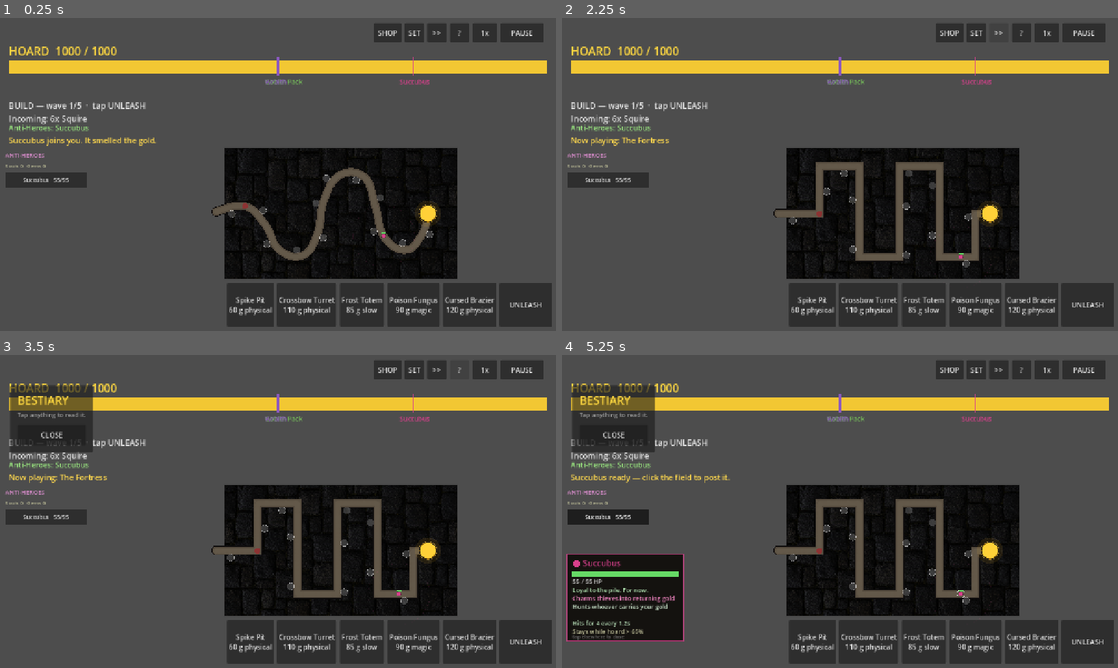
Above: before the commit, frames 1-4 (two rows, left to right).
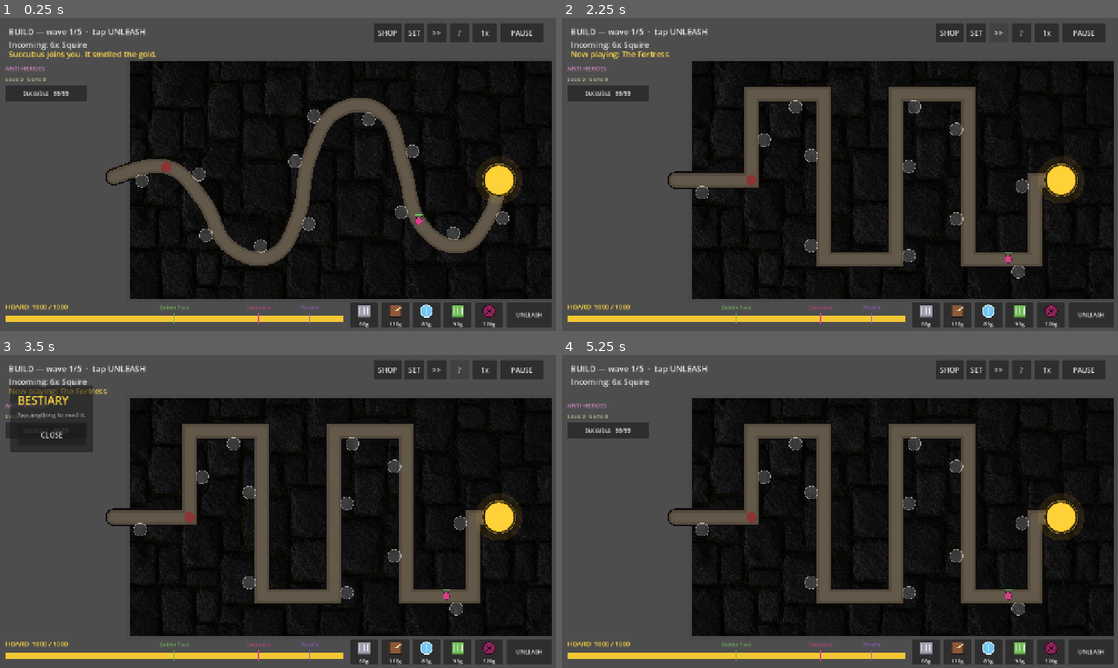
Above: after the commit, the same moments.

Repository: WarlWynd/Dungeon-Defense
Game: Godot game, scene res://scenes/Main.tscn
Two runs of this game, one before a commit and one after it. Both use one fixed random seed, a clock stepped at 60 frames per second and the inputs below.
Inputs:
- Up to frame 1 (0.25 s): no input
- Up to frame 2 (2.25 s): click "SHOP" at 0.5 s; click "SET" at 1.25 s; click ">>" at 2 s
- Up to frame 3 (3.5 s): click "?" at 2.75 s
- Up to frame 4 (5.25 s): click "1x" at 3.5 s; click "2x" at 4.25 s; click "Succubus 55/55" at 5 s

The runs differ from the first frame. In frame 1, 50% of the frame differs, in the area x 1-100%, y 3-99%; in frame 2, 48%; in frame 3, 47%; in frame 4, 55%, in the area x 0-100%, y 3-99%.

Commit message:
Add trap art hooks, corridor chasing for minions, and compact HUD
- TrapData.icon lets real sprites replace procedural glyphs in tray and board
- Minions now route through corridors when chasing moving targets and returning home
- Goblins/wraith get allure bar-marker positions
- HUD overhaul: hoard bar moves to bottom, compact trap tray with icon+cost, reduced reserves

Co-Authored-By: Claude Opus 4.8 (1M context) <noreply@anthropic.com>

Diff:
--- a/scripts/autoload/game_data.gd
+++ b/scripts/autoload/game_data.gd
@@ -220,6 +220,8 @@
 	goblins.attack_range = 26.0
 	goblins.count = 3
 	goblins.pursue_thieves_first = true
+	goblins.allure_arrive = 0.50        ## bar-marker position (earned, not hoard-summoned)
+	goblins.allure_desert = 0.40
 	goblins.acquire_mode = "earn"       ## EARNED by surviving your first wave
 	goblins.unlock_wave = 1
 	goblins.color = Color(0.45, 0.72, 0.35)
@@ -264,6 +266,8 @@
 	wraith.attack_range = 28.0
 	wraith.count = 1
 	wraith.pursue_thieves_first = true
+	wraith.allure_arrive = 0.90         ## bar-marker position (bought, not hoard-summoned)
+	wraith.allure_desert = 0.85
 	wraith.acquire_mode = "buy"
 	wraith.recruit_souls = 25
 	wraith.recruit_gems = 30
--- a/scripts/data/trap_data.gd
+++ b/scripts/data/trap_data.gd
@@ -40,3 +40,8 @@
 
 @export var color: Color = Color.WHITE
 @export var flavor: String = ""
+
+## Optional real artwork. When set, it REPLACES the procedural glyph both in the
+## trap tray and on the board — drop a texture here (e.g. a 64x64 sprite) with no
+## other code changes needed. Leave null to use the drawn placeholder glyph.
+@export var icon: Texture2D = null
--- a/scripts/main.gd
+++ b/scripts/main.gd
@@ -39,8 +39,8 @@
 ## trap tray + UNLEASH (bottom-right); LEFT covers the Anti-Heroes roster panel
 ## and the inspector panel (both bottom-left); RIGHT is now clear. Tune these if
 ## the HUD layout in hud.gd changes.
-const HUD_TOP_RESERVE := 300.0
-const HUD_BOTTOM_RESERVE := 120.0
+const HUD_TOP_RESERVE := 100.0
+const HUD_BOTTOM_RESERVE := 74.0
 const HUD_RIGHT_RESERVE := 0.0
 const HUD_LEFT_RESERVE := 290.0
 
@@ -114,6 +114,7 @@
 	_allure = AllureSystem.new()
 	_allure.process_mode = Node.PROCESS_MODE_PAUSABLE
 	_allure.setup(_world, _minion_posts())
+	_allure.set_router(Callable(self, "_route_between"))
 	add_child(_allure)
 
 	_generate_build_nodes()
--- a/scripts/systems/allure_system.gd
+++ b/scripts/systems/allure_system.gd
@@ -13,6 +13,11 @@
 var _bases: Dictionary = {}       ## minion id -> int (post index they started at)
 var _container: Node2D
 var _wave: int = 0                 ## current wave index, drives "earn" unlocks
+var _router: Callable = Callable() ## corridor router handed to each spawned unit
+
+
+func set_router(r: Callable) -> void:
+	_router = r
 
 
 func setup(container: Node2D, spawn_points: Array[Vector2]) -> void:
@@ -147,6 +152,7 @@
 			continue
 		var m := Minion.new()
 		m.setup(d, _pick_spawn(base + i))
+		m.set_router(_router)
 		m.pack_index = i
 		m.pack_size = d.count
 		m.add_to_group("minions")
@@ -245,6 +251,7 @@
 	for i in d.count:
 		var m := Minion.new()
 		m.setup(d, _pick_spawn(start + i))
+		m.set_router(_router)
 		m.pack_index = i
 		m.pack_size = d.count
 		m.add_to_group("minions")
--- a/scripts/traps/trap.gd
+++ b/scripts/traps/trap.gd
@@ -136,28 +136,37 @@
 	var flashing := _flash > 0.0
 	var body := c.lightened(0.5) if flashing else c
 
-	match data.kind:
-		TrapData.Kind.AREA_DAMAGE:
-			draw_rect(Rect2(Vector2(-14, -14), Vector2(28, 28)), body)
-			for i in 3:
-				var x := -9.0 + i * 9.0
-				draw_line(Vector2(x, 8), Vector2(x, -8), Color(0.9, 0.9, 0.95), 2.0)
-		TrapData.Kind.TURRET:
-			draw_rect(Rect2(Vector2(-13, -13), Vector2(26, 26)), body)
-			if _muzzle != Vector2.ZERO:
-				draw_line(Vector2.ZERO, _muzzle.normalized() * 18.0, Color(0.95, 0.9, 0.7), 3.0)
-			if flashing and _muzzle != Vector2.ZERO:
-				draw_line(Vector2.ZERO, _muzzle, Color(1, 1, 0.8, 0.5), 1.0)
-		TrapData.Kind.SLOW_AURA:
-			draw_circle(Vector2.ZERO, 13.0, body)
-			draw_arc(Vector2.ZERO, 13.0, 0.0, TAU, 20, Color(1, 1, 1, 0.8), 2.0)
-		TrapData.Kind.WEAKEN_AURA:
-			draw_circle(Vector2.ZERO, 13.0, body)
-			draw_arc(Vector2.ZERO, 13.0, 0.0, TAU, 20, Color(0.2, 0, 0.1, 0.9), 2.0)
-			draw_line(Vector2(-6, -6), Vector2(6, 6), Color(0.15, 0, 0.08), 2.0)
-			draw_line(Vector2(6, -6), Vector2(-6, 6), Color(0.15, 0, 0.08), 2.0)
+	if data.icon != null:
+		## Real art assigned — draw the sprite in place of the glyph.
+		var s := 34.0
+		draw_texture_rect(data.icon, Rect2(Vector2(-s * 0.5, -s * 0.5), Vector2(s, s)), false)
+		if flashing:
+			draw_texture_rect(data.icon, Rect2(Vector2(-s * 0.5, -s * 0.5), Vector2(s, s)), false, Color(1, 1, 1, 0.4))
+		if data.kind == TrapData.Kind.TURRET and _muzzle != Vector2.ZERO:
+			draw_line(Vector2.ZERO, _muzzle.normalized() * 18.0, Color(0.95, 0.9, 0.7), 3.0)
+	else:
+		match data.kind:
+			TrapData.Kind.AREA_DAMAGE:
+				draw_rect(Rect2(Vector2(-14, -14), Vector2(28, 28)), body)
+				for i in 3:
+					var x := -9.0 + i * 9.0
+					draw_line(Vector2(x, 8), Vector2(x, -8), Color(0.9, 0.9, 0.95), 2.0)
+			TrapData.Kind.TURRET:
+				draw_rect(Rect2(Vector2(-13, -13), Vector2(26, 26)), body)
+				if _muzzle != Vector2.ZERO:
+					draw_line(Vector2.ZERO, _muzzle.normalized() * 18.0, Color(0.95, 0.9, 0.7), 3.0)
+				if flashing and _muzzle != Vector2.ZERO:
+					draw_line(Vector2.ZERO, _muzzle, Color(1, 1, 0.8, 0.5), 1.0)
+			TrapData.Kind.SLOW_AURA:
+				draw_circle(Vector2.ZERO, 13.0, body)
+				draw_arc(Vector2.ZERO, 13.0, 0.0, TAU, 20, Color(1, 1, 1, 0.8), 2.0)
+			TrapData.Kind.WEAKEN_AURA:
+				draw_circle(Vector2.ZERO, 13.0, body)
+				draw_arc(Vector2.ZERO, 13.0, 0.0, TAU, 20, Color(0.2, 0, 0.1, 0.9), 2.0)
+				draw_line(Vector2(-6, -6), Vector2(6, 6), Color(0.15, 0, 0.08), 2.0)
+				draw_line(Vector2(6, -6), Vector2(-6, 6), Color(0.15, 0, 0.08), 2.0)
 
-	draw_rect(Rect2(Vector2(-14, -14), Vector2(28, 28)), Color(0, 0, 0, 0.35), false, 1.5)
+		draw_rect(Rect2(Vector2(-14, -14), Vector2(28, 28)), Color(0, 0, 0, 0.35), false, 1.5)
 
 	if selected:
 		draw_arc(Vector2.ZERO, 22.0, 0.0, TAU, 28, Color(1, 1, 1, 0.95), 2.5)
--- a/scripts/ui/hud.gd
+++ b/scripts/ui/hud.gd
@@ -117,18 +117,17 @@
 	controls.add_child(_pause_btn)
 
 	_hoard_bar = Control.new()
-	_hoard_bar.set_anchors_preset(Control.PRESET_TOP_WIDE)
-	_hoard_bar.offset_left = 20
-	_hoard_bar.offset_right = -20
-	_hoard_bar.offset_top = 62
-	_hoard_bar.offset_bottom = 180
+	_hoard_bar.set_anchors_preset(Control.PRESET_BOTTOM_WIDE)
+	_hoard_bar.offset_left = 12
+	_hoard_bar.offset_right = -490   ## leave the bottom-right for the trap tray
+	_hoard_bar.offset_top = -68
+	_hoard_bar.offset_bottom = -12
 	_hoard_bar.mouse_filter = Control.MOUSE_FILTER_IGNORE
 	_hoard_bar.draw.connect(_draw_hoard_bar)
 	_root.add_child(_hoard_bar)
 
-	_wave_label = _label(20, 188, 19, Color(0.9, 0.9, 0.9))
-	_minion_label = _label(20, 240, 17, Color(0.6, 0.9, 0.5))
-	_toast = _label(20, 268, 18, Color(1.0, 0.85, 0.3))
+	_wave_label = _label(20, 18, 19, Color(0.9, 0.9, 0.9))
+	_toast = _label(20, 70, 18, Color(1.0, 0.85, 0.3))
 
 	_build_roster_panel()
 
@@ -144,8 +143,8 @@
 	_inspector.set_anchors_preset(Control.PRESET_BOTTOM_LEFT)
 	_inspector.offset_left = 12
 	_inspector.offset_right = 280
-	_inspector.offset_top = -262
-	_inspector.offset_bottom = -12
+	_inspector.offset_top = -300
+	_inspector.offset_bottom = -72   ## sit just above the bottom-left hoard bar
 	_root.add_child(_inspector)
 
 	_build_settings_panel()
@@ -158,8 +157,8 @@
 	row.set_anchors_preset(Control.PRESET_BOTTOM_WIDE)
 	row.offset_left = 10
 	row.offset_right = -10
-	row.offset_top = -110
-	row.offset_bottom = -10
+	row.offset_top = -66
+	row.offset_bottom = -8
 	row.alignment = BoxContainer.ALIGNMENT_END   ## trap menu + UNLEASH sit bottom-right
 	row.add_theme_constant_override("separation", 8)
 	_root.add_child(row)
@@ -172,19 +171,50 @@
 		var id: String = key
 		var d: TrapData = GameData.traps[id]
 		var b := Button.new()
-		b.custom_minimum_size = Vector2(96, 92)
+		b.custom_minimum_size = Vector2(64, 58)
 		b.toggle_mode = true
-		var kind := d.damage_type
-		if d.kind == TrapData.Kind.SLOW_AURA:
-			kind = "slow"
-		b.text = "%s\n%d g %s" % [d.display_name, d.cost, kind]
-		b.tooltip_text = d.flavor
+		b.tooltip_text = "%s — %s" % [d.display_name, d.flavor]
 		b.set_meta("trap_id", id)
 		b.pressed.connect(_on_trap_button.bind(id))
+
+		## Icon on top (the trap's in-game glyph), cost underneath.
+		var col := VBoxContainer.new()
+		col.set_anchors_preset(Control.PRESET_FULL_RECT)
+		col.add_theme_constant_override("separation", 0)
+		col.mouse_filter = Control.MOUSE_FILTER_IGNORE
+		b.add_child(col)
+
+		if d.icon != null:
+			## Real art assigned — show the sprite.
+			var tex := TextureRect.new()
+			tex.texture = d.icon
+			tex.expand_mode = TextureRect.EXPAND_IGNORE_SIZE
+			tex.stretch_mode = TextureRect.STRETCH_KEEP_ASPECT_CENTERED
+			tex.custom_minimum_size = Vector2(0, 38)
+			tex.size_flags_vertical = Control.SIZE_EXPAND_FILL
+			tex.mouse_filter = Control.MOUSE_FILTER_IGNORE
+			col.add_child(tex)
+		else:
+			## Placeholder — draw the trap's in-game glyph.
+			var icon := Control.new()
+			icon.custom_minimum_size = Vector2(0, 38)
+			icon.size_flags_vertical = Control.SIZE_EXPAND_FILL
+			icon.mouse_filter = Control.MOUSE_FILTER_IGNORE
+			icon.draw.connect(_draw_trap_icon.bind(icon, d))
+			col.add_child(icon)
+
+		var cost := Label.new()
+		cost.text = "%dg" % d.cost
+		cost.horizontal_alignment = HORIZONTAL_ALIGNMENT_CENTER
+		cost.add_theme_font_size_override("font_size", 12)
+		cost.mouse_filter = Control.MOUSE_FILTER_IGNORE
+		col.add_child(cost)
+
 		_tray.add_child(b)
 
 	_unleash_btn = Button.new()
-	_unleash_btn.custom_minimum_size = Vector2(120, 92)
+	_unleash_btn.custom_minimum_size = Vector2(104, 58)
+	_unleash_btn.add_theme_font_size_override("font_size", 13)
 	_unleash_btn.text = "UNLEASH"
 	_unleash_btn.pressed.connect(func(): unleash_pressed.emit())
 	row.add_child(_unleash_btn)
@@ -197,8 +227,8 @@
 	panel.set_anchors_preset(Control.PRESET_LEFT_WIDE)
 	panel.offset_left = 12
 	panel.offset_right = 200
-	panel.offset_top = 306
-	panel.offset_bottom = -274   ## stop above the bottom-left inspector panel
+	panel.offset_top = 106
+	panel.offset_bottom = -310   ## stop above the bottom-left inspector panel
 	panel.mouse_filter = Control.MOUSE_FILTER_IGNORE
 	_root.add_child(panel)
 
@@ -591,8 +621,6 @@
 		wave_text: String, minion_text: String, minion_col: Color) -> void:
 	_wave_index = wave_index
 	_wave_label.text = wave_text
-	_minion_label.text = minion_text
-	_minion_label.add_theme_color_override("font_color", minion_col)
 	_unleash_btn.disabled = not is_build
 	for b in _tray.get_children():
 		var btn := b as Button
@@ -602,13 +630,41 @@
 	_update_roster(_inspector.target())
 
 
+## Procedural fallback icon for a trap tray button — used until real art is
+## assigned to TrapData.icon. Mirrors the glyph the trap draws on the board.
+func _draw_trap_icon(icon: Control, d: TrapData) -> void:
+	var ctr := icon.size * 0.5
+	var col := d.color
+	match d.kind:
+		TrapData.Kind.AREA_DAMAGE:
+			icon.draw_rect(Rect2(ctr - Vector2(14, 14), Vector2(28, 28)), col)
+			for i in 3:
+				var x := ctr.x - 9.0 + i * 9.0
+				icon.draw_line(Vector2(x, ctr.y + 8), Vector2(x, ctr.y - 8), Color(0.9, 0.9, 0.95), 2.0)
+			icon.draw_rect(Rect2(ctr - Vector2(14, 14), Vector2(28, 28)), Color(0, 0, 0, 0.4), false, 1.5)
+		TrapData.Kind.TURRET:
+			icon.draw_rect(Rect2(ctr - Vector2(13, 13), Vector2(26, 26)), col)
+			icon.draw_line(ctr, ctr + Vector2(15, -9), Color(0.95, 0.9, 0.7), 3.0)
+			icon.draw_rect(Rect2(ctr - Vector2(13, 13), Vector2(26, 26)), Color(0, 0, 0, 0.4), false, 1.5)
+		TrapData.Kind.SLOW_AURA:
+			icon.draw_circle(ctr, 14.0, col)
+			icon.draw_arc(ctr, 14.0, 0.0, TAU, 20, Color(1, 1, 1, 0.85), 2.0)
+			icon.draw_line(ctr + Vector2(-7, 0), ctr + Vector2(7, 0), Color(1, 1, 1, 0.7), 1.5)
+			icon.draw_line(ctr + Vector2(0, -7), ctr + Vector2(0, 7), Color(1, 1, 1, 0.7), 1.5)
+		TrapData.Kind.WEAKEN_AURA:
+			icon.draw_circle(ctr, 14.0, col)
+			icon.draw_arc(ctr, 14.0, 0.0, TAU, 20, Color(0.2, 0, 0.1, 0.9), 2.0)
+			icon.draw_line(ctr + Vector2(-6, -6), ctr + Vector2(6, 6), Color(0.15, 0, 0.08), 2.0)
+			icon.draw_line(ctr + Vector2(6, -6), ctr + Vector2(-6, 6), Color(0.15, 0, 0.08), 2.0)
+
+
 func _draw_hoard_bar() -> void:
 	var c := _hoard_bar
 	var w: float = c.size.x
 	if w <= 0.0:
 		return
-	var h := 32.0
-	var top := 34.0
+	var h := 16.0
+	var top := 32.0
 
 	var frac := EconomySystem.hoard_fraction()
 	var after := frac
@@ -616,17 +672,19 @@
 		after = maxf(0.0, float(EconomySystem.hoard - _preview_cost) / float(EconomySystem.starting_hoard))
 
 	var f := ThemeDB.fallback_font
-	c.draw_string(f, Vector2(0, 24), "HOARD  %d / %d" % [EconomySystem.hoard, EconomySystem.starting_hoard],
-			HORIZONTAL_ALIGNMENT_LEFT, -1, 26, Color(1.0, 0.85, 0.25))
+	var title := "HOARD  %d / %d" % [EconomySystem.hoard, EconomySystem.starting_hoard]
+	if _preview_cost > 0:
+		title += "     spending %d" % _preview_cost
+	c.draw_string(f, Vector2(0, 18), title, HORIZONTAL_ALIGNMENT_LEFT, -1, 15, Color(1.0, 0.85, 0.25))
 
 	c.draw_rect(Rect2(Vector2(0, top), Vector2(w, h)), Color(0.13, 0.11, 0.09))
-
 	if _preview_cost > 0:
 		c.draw_rect(Rect2(Vector2(0, top), Vector2(w * frac, h)), Color(0.55, 0.28, 0.15))
 		c.draw_rect(Rect2(Vector2(0, top), Vector2(w * after, h)), Color(0.95, 0.78, 0.2))
 	else:
 		c.draw_rect(Rect2(Vector2(0, top), Vector2(w * frac, h)), Color(0.95, 0.78, 0.2))
 
+	## Allure thresholds — a colored tick with the unit's name centered above it.
 	for key in GameData.minions.keys():
 		var id: String = key
 		var d: MinionData = GameData.minions[id]
@@ -634,8 +692,7 @@
 		var present := after >= d.allure_arrive
 		var losing := (frac >= d.allure_desert) and (after < d.allure_desert)
 		var col := Color(1.0, 0.3, 0.25) if losing else (d.color if present else Color(0.45, 0.45, 0.45))
-		c.draw_line(Vector2(x, top - 6), Vector2(x, top + h + 6), col, 3.0)
-		c.draw_string(f, Vector2(x - 30, top + h + 24), d.display_name, HORIZONTAL_ALIGNMENT_LEFT, -1, 15, col)
-
-	if _preview_cost > 0:
-		c.draw_string(f, Vector2(0, top + h + 44), "spending %d..." % _preview_cost, HORIZONTAL_ALIGNMENT_LEFT, -1, 16, Color(0.9, 0.6, 0.3))
+		c.draw_line(Vector2(x, top - 5), Vector2(x, top + h + 5), col, 3.0)
+		var nm: String = d.display_name
+		var nw := f.get_string_size(nm, HORIZONTAL_ALIGNMENT_LEFT, -1, 12).x
+		c.draw_string(f, Vector2(x - nw * 0.5, 18), nm, HORIZONTAL_ALIGNMENT_LEFT, -1, 12, col)
--- a/scripts/units/minion.gd
+++ b/scripts/units/minion.gd
@@ -23,6 +23,13 @@
 var _router: Callable = Callable()
 var _route: PackedVector2Array = PackedVector2Array()
 var _route_i: int = 0
+var _chase_route: PackedVector2Array = PackedVector2Array()
+var _chase_i: int = 0
+var _chase_target_pos: Vector2 = Vector2.ZERO
+
+
+func set_router(r: Callable) -> void:
+	_router = r
 
 var restless: bool = false   ## telegraphed "about to leave" during build window
 var selected: bool = false
@@ -67,9 +74,33 @@
 	_route_i = 0
 
 
+## Move toward a (moving) target along the corridors instead of straight through
+## the stone. The route is refreshed only when the target drifts far enough to
+## matter, so it's cheap even with several units chasing.
+func _chase_toward(target_pos: Vector2, delta: float) -> void:
+	if not _router.is_valid():
+		position += (target_pos - position).normalized() * data.speed * delta
+		return
+	if _chase_route.is_empty() or _chase_i >= _chase_route.size() \
+			or _chase_target_pos.distance_to(target_pos) > 40.0:
+		_chase_route = _router.call(position, target_pos)
+		_chase_i = 0
+		_chase_target_pos = target_pos
+	while _chase_i < _chase_route.size():
+		var wp: Vector2 = _chase_route[_chase_i]
+		var to_wp := wp - position
+		if to_wp.length() <= 8.0:
+			_chase_i += 1
+			continue
+		position += to_wp.normalized() * data.speed * delta
+		return
+	## Route consumed — final straight step onto the target.
+	position += (target_pos - position).normalized() * data.speed * delta
+
+
 ## Walk the corridor waypoints to the post, then step onto the exact spot.
 func _follow_route(delta: float) -> void:
-	var spd := data.speed
+	var spd := data.speed * (1.0 if commanded else 0.6)
 	while _route_i < _route.size():
 		var wp: Vector2 = _route[_route_i]
 		var to_wp := wp - position
@@ -103,11 +134,11 @@
 			_charm_cd = data.charm_cooldown
 
 	if _target == null:
-		## Just finished a chase — recompute the corridor route back to the post.
-		if commanded and _had_target:
+		## Just lost a target — recompute a corridor route back to the post/home.
+		if _had_target and _router.is_valid():
 			_set_route_to(_home)
 		_had_target = false
-		if commanded and not _route.is_empty():
+		if not _route.is_empty():
 			_follow_route(delta)
 		else:
 			_return_home(delta)
@@ -115,10 +146,9 @@
 		return
 
 	_had_target = true
-	var to_target := _target.position - position
-	var dist := to_target.length()
+	var dist := _target.position.distance_to(position)
 	if dist > data.attack_range:
-		position += to_target.normalized() * data.speed * delta
+		_chase_toward(_target.position, delta)
 	elif _attack_cd <= 0.0:
 		_target.take_damage(data.damage, "physical")
 		_attack_cd = data.attack_rate
